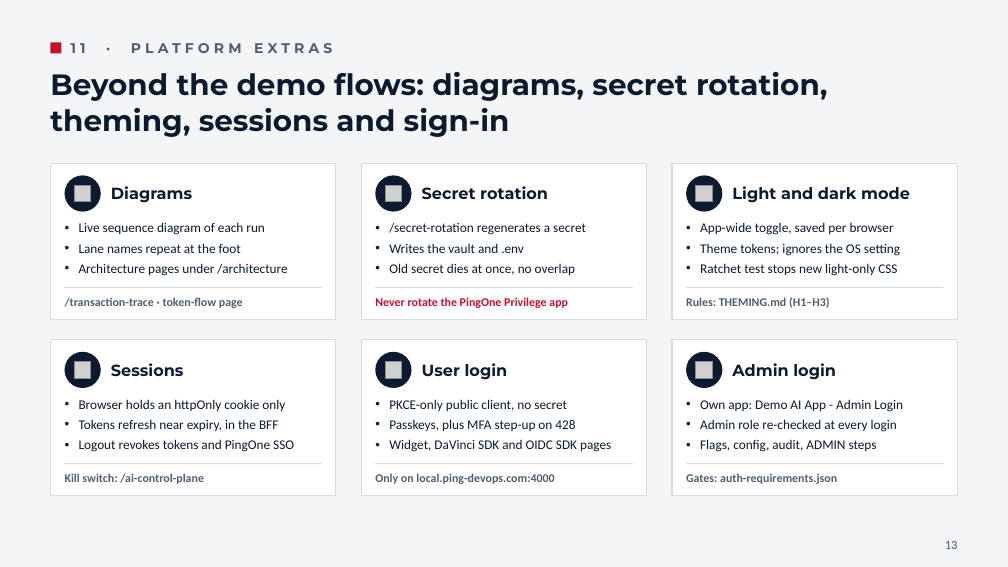
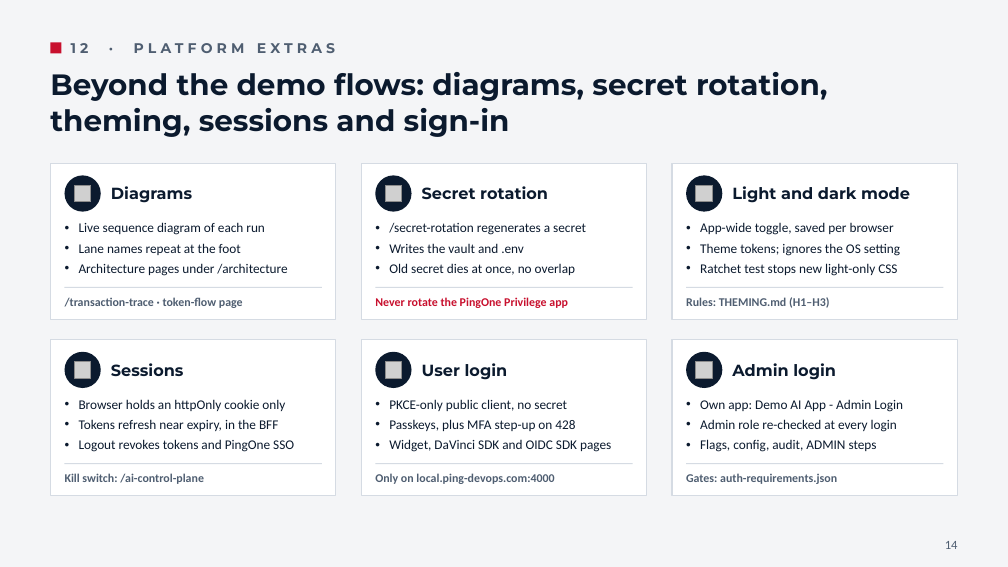
Before and after one commit to curtismu7/AI-DEMO2, a slide deck: slide 14 of docs/resources/AI-Demo-Overview.pptx (slide 13 before the commit). Drawn at 1008x567 pixels with LibreOffice and Linux fonts; fonts in the diff are those of the drawing; grey boxes stand for pictures. Boxes give left, top, right and bottom in pixels: in the first picture for what was removed or moved away, otherwise in the second. Text is boxed around its words. In the diff, an @@ line names an element or a change of style, - is before the commit and + after.

```diff
--- a/docs/resources/AI-Demo-Overview.pptx
+++ b/docs/resources/AI-Demo-Overview.pptx
@@ text at box(71, 43, 335, 53): text changed @@
-11 · PLATFORM EXTRAS
+12 · PLATFORM EXTRAS
@@ text at box(945, 541, 958, 549): text changed @@
-13
+14
```
Also in this commit, not shown: 6 other slides changed, 3 slides added.
